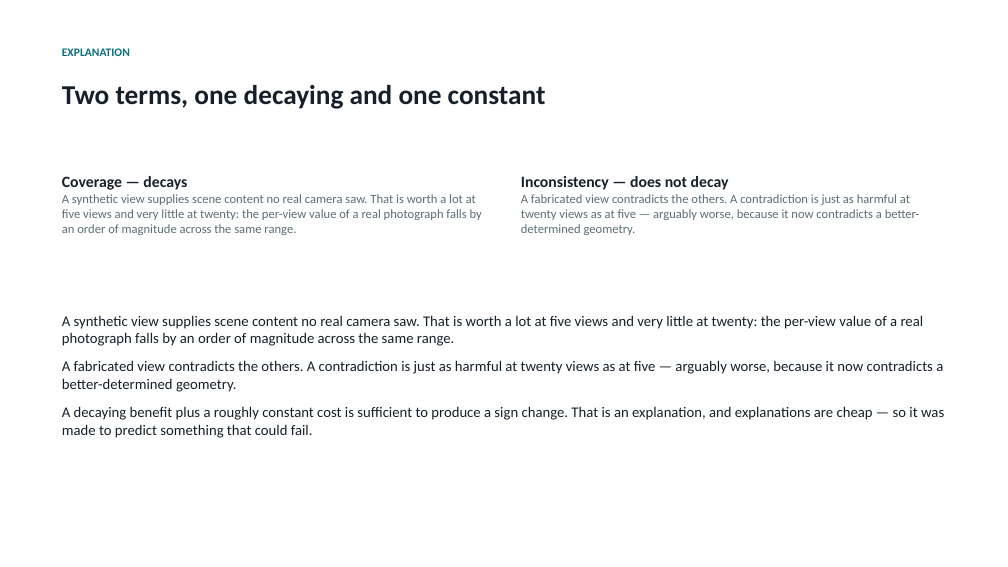
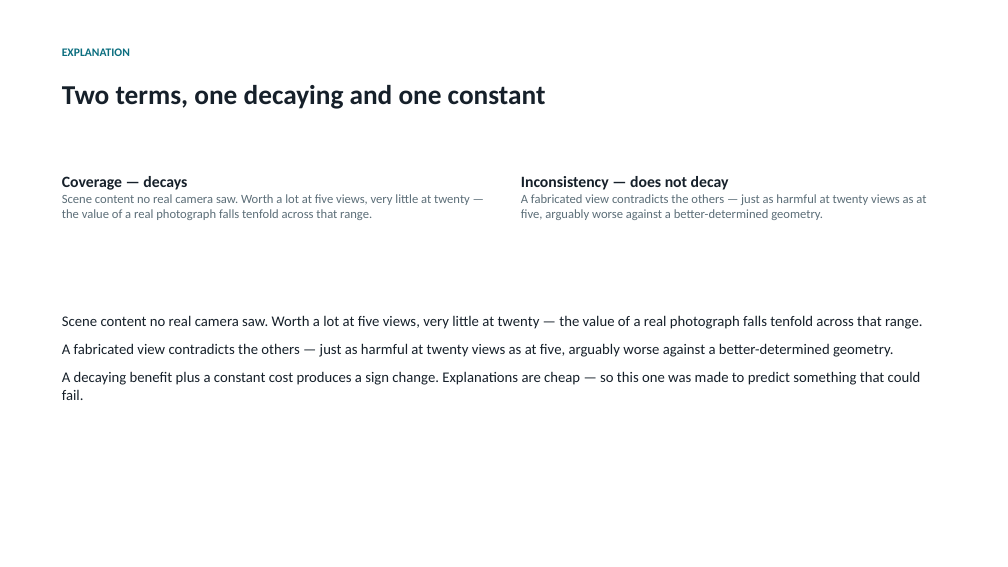
Before and after one commit to mohamedeyaad/fewshot-gaussian-splatting, a slide deck: slide 13 of results/presentation.pptx. Drawn at 1008x567 pixels with LibreOffice and Linux fonts; fonts in the diff are those of the drawing. Boxes give left, top, right and bottom in pixels: in the first picture for what was removed or moved away, otherwise in the second. Text is boxed around its words. In the diff, an @@ line names an element or a change of style, - is before the commit and + after.

```diff
--- a/results/presentation.pptx
+++ b/results/presentation.pptx
@@ text at [62,194,470,220]: text changed @@
-A synthetic view supplies scene content no real camera saw. That is worth a lot at five views and very little at twenty: the per-view value of a real photograph falls by an order of magnitude across the same range.
+Scene content no real camera saw. Worth a lot at five views, very little at twenty — the value of a real photograph falls tenfold across that range.
@@ text at [521,194,926,220]: text changed @@
-A fabricated view contradicts the others. A contradiction is just as harmful at twenty views as at five — arguably worse, because it now contradicts a better-determined geometry.
+A fabricated view contradicts the others — just as harmful at twenty views as at five, arguably worse against a better-determined geometry.
@@ text at [62,315,922,400]: text changed @@
-A synthetic view supplies scene content no real camera saw. That is worth a lot at five views and very little at twenty: the per-view value of a real photograph falls by an order of magnitude across the same range.
-A fabricated view contradicts the others. A contradiction is just as harmful at twenty views as at five — arguably worse, because it now contradicts a better-determined geometry.
-A decaying benefit plus a roughly constant cost is sufficient to produce a sign change. That is an explanation, and explanations are cheap — so it was made to predict something that could fail.
+Scene content no real camera saw. Worth a lot at five views, very little at twenty — the value of a real photograph falls tenfold across that range.
+A fabricated view contradicts the others — just as harmful at twenty views as at five, arguably worse against a better-determined geometry.
+A decaying benefit plus a constant cost produces a sign change. Explanations are cheap — so this one was made to predict something that could fail.
```
Also in this commit, not shown: 10 other slides changed, 8 other files.
